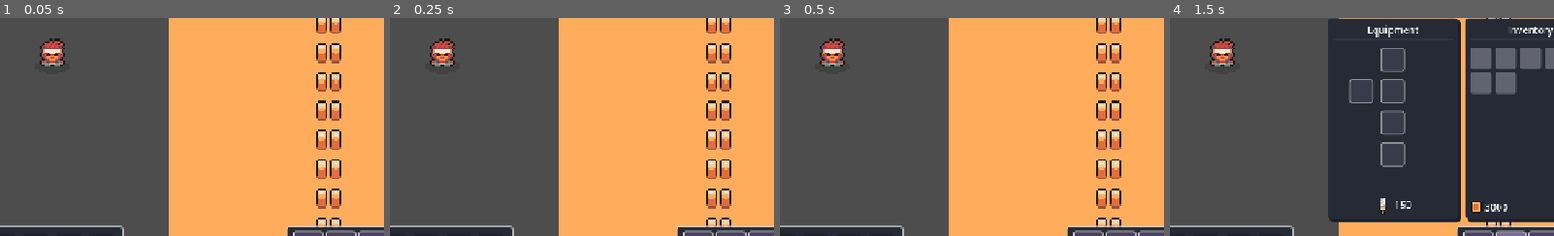
Above: before the commit, frames 1-4 (left to right).
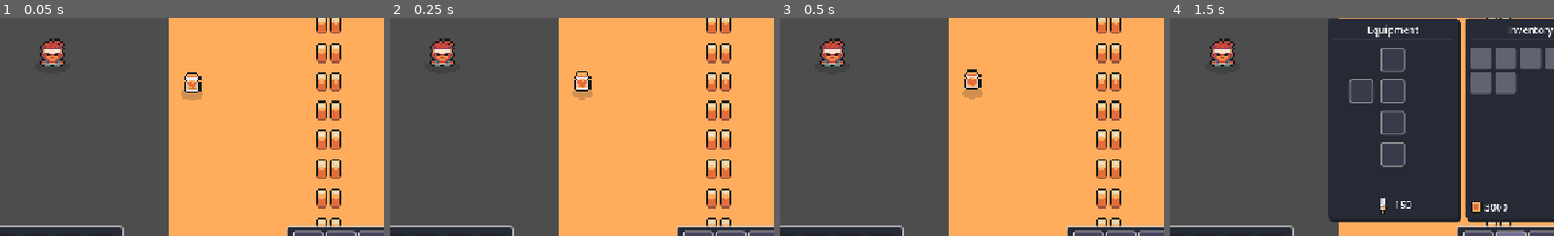
Above: after the commit, the same moments.

Repository: ArtemisSoftware/hunter-world
Game: Godot game, scene res://world/town/town.tscn
The game is run twice, just before and just after one commit, with the same random seed, the same clock (stepped at 60 frames per second) and the same inputs. The project has no main scene, so this scene is started directly.
Inputs (mouse positions are % of the whole screen's width and height, from its top left):
- Up to frame 1 (0.05 s): no input
- Up to frame 2 (0.25 s): no input
- Up to frame 3 (0.5 s): no input
- Up to frame 4 (1.5 s): click (83, 91) at 0.5 s; click (87, 91) at 1.25 s
The pictures show only the part of the screen within x 43-93%, y 39-89%; the shares and areas given below are measured in that part.

The runs differ from the first frame. In frame 1, 0.5% of the frame differs, in the area x 47-53%, y 24-38%; in frame 2, 0.5%; in frame 3, 0.5%; in frame 4, nothing differs.

Commit message:
Drop Item Scene

Diff:
--- /dev/null
+++ b/core/shaders/shine.gdshader
@@ -0,0 +1,18 @@
+shader_type canvas_item;
+
+uniform vec4 shine_color : source_color = vec4(1.0);
+uniform float shine_progress : hint_range(0.0, 1.0, 0.01) = 0.0;
+uniform float shine_size : hint_range(0.01, 1.0, 0.01) = 0.1;
+uniform float shine_angle : hint_range(0.0, 89.9, 0.1) = 45.0;
+
+float scale(float value, float inMin, float inMax, float outMin, float outMax) {
+	return (value - inMin) * (outMax - outMin) / (inMax - inMin) + outMin;
+}
+
+void fragment() {
+	float slope = tan(radians(shine_angle));
+	float progress = scale(shine_progress, 0.0, 1.0, -1.0 - shine_size - shine_size * slope, 1.0 * slope);
+	float shine = step(slope * UV.x - UV.y, progress + shine_size + shine_size * slope) - step(slope * UV.x - UV.y, progress);
+
+	COLOR.rgb = mix(COLOR.rgb, shine_color.rgb, shine * shine_color.a);
+}
--- /dev/null
+++ b/entities/item/loot_drop.gd
@@ -0,0 +1,37 @@
+class_name LootDrop extends Area2D
+
+
+@export var item: InventoryItem
+@export var amount: int = 1
+@export var shine_speed: float = 0.6
+@export var shine_frequency: float = 2.0
+
+@onready var item_icon: Sprite2D = $ItemIcon
+
+func _ready() -> void:
+	_set_up()
+	_shine()
+	pass
+
+func _set_up() -> void:
+	if item and item.icon:
+		item_icon.texture = item.icon
+	pass
+
+
+func _load_item(slot: SlotRes) -> void:
+	item = slot.item
+	amount = slot.quantity
+	pass
+
+func _shine() -> void:
+	var shine_tween := create_tween().set_loops()
+	shine_tween.tween_property(item_icon.material, "shader_parameter/shine_progress", 1.0, shine_speed).set_delay(shine_frequency)
+	shine_tween.tween_property(item_icon.material, "shader_parameter/shine_progress", 0.0, shine_speed).set_delay(0.0)
+
+	pass
+
+
+# Called every frame. 'delta' is the elapsed time since the previous frame.
+func _process(delta: float) -> void:
+	pass
--- /dev/null
+++ b/entities/item/loot_drop.tscn
@@ -0,0 +1,121 @@
+[gd_scene format=3 uid="uid://dypesj7lu1fky"]
+
+[ext_resource type="Script" uid="uid://cxyxpx33ffcd6" path="res://entities/item/loot_drop.gd" id="1_eoe7u"]
+[ext_resource type="Texture2D" uid="uid://7hmoo8xcaoty" path="res://core/sprites/Shadow.png" id="1_lysub"]
+[ext_resource type="Shader" uid="uid://bivlf3xiqm4l6" path="res://core/shaders/shine.gdshader" id="3_m13af"]
+
+[sub_resource type="ShaderMaterial" id="ShaderMaterial_cgc4v"]
+shader = ExtResource("3_m13af")
+shader_parameter/shine_color = Color(1, 1, 1, 1)
+shader_parameter/shine_progress = 0.0
+shader_parameter/shine_size = 0.1
+shader_parameter/shine_angle = 45.0
+
+[sub_resource type="CircleShape2D" id="CircleShape2D_eoe7u"]
+radius = 6.0
+
+[sub_resource type="Animation" id="Animation_m13af"]
+length = 0.001
+tracks/0/type = "value"
+tracks/0/imported = false
+tracks/0/enabled = true
+tracks/0/path = NodePath("ItemIcon:position")
+tracks/0/interp = 1
+tracks/0/loop_wrap = true
+tracks/0/keys = {
+"times": PackedFloat32Array(0),
+"transitions": PackedFloat32Array(1),
+"update": 0,
+"values": [Vector2(0, -6)]
+}
+tracks/1/type = "value"
+tracks/1/imported = false
+tracks/1/enabled = true
+tracks/1/path = NodePath("Shadow:scale")
+tracks/1/interp = 1
+tracks/1/loop_wrap = true
+tracks/1/keys = {
+"times": PackedFloat32Array(0),
+"transitions": PackedFloat32Array(1),
+"update": 0,
+"values": [Vector2(1, 1)]
+}
+tracks/2/type = "value"
+tracks/2/imported = false
+tracks/2/enabled = true
+tracks/2/path = NodePath("CollisionShape2D:position")
+tracks/2/interp = 1
+tracks/2/loop_wrap = true
+tracks/2/keys = {
+"times": PackedFloat32Array(0),
+"transitions": PackedFloat32Array(1),
+"update": 0,
+"values": [Vector2(0, -6)]
+}
+
+[sub_resource type="Animation" id="Animation_cgc4v"]
+resource_name = "idle"
+length = 2.0
+loop_mode = 1
+step = 0.05
+tracks/0/type = "value"
+tracks/0/imported = false
+tracks/0/enabled = true
+tracks/0/path = NodePath("ItemIcon:position")
+tracks/0/interp = 1
+tracks/0/loop_wrap = true
+tracks/0/keys = {
+"times": PackedFloat32Array(0, 0.9991045, 1.998209),
+"transitions": PackedFloat32Array(1, 1, 1),
+"update": 0,
+"values": [Vector2(0, -6), Vector2(0, -9), Vector2(0, -6)]
+}
+tracks/1/type = "value"
+tracks/1/imported = false
+tracks/1/enabled = true
+tracks/1/path = NodePath("Shadow:scale")
+tracks/1/interp = 1
+tracks/1/loop_wrap = true
+tracks/1/keys = {
+"times": PackedFloat32Array(0, 1.005234, 1.999435),
+"transitions": PackedFloat32Array(1, 1, 1),
+"update": 0,
+"values": [Vector2(1, 1), Vector2(0.8, 0.8), Vector2(1, 1)]
+}
+tracks/2/type = "value"
+tracks/2/imported = false
+tracks/2/enabled = true
+tracks/2/path = NodePath("CollisionShape2D:position")
+tracks/2/interp = 1
+tracks/2/loop_wrap = true
+tracks/2/keys = {
+"times": PackedFloat32Array(0, 0.9991045, 1.999435),
+"transitions": PackedFloat32Array(1, 1, 1),
+"update": 0,
+"values": [Vector2(0, -6), Vector2(0, -9), Vector2(0, -6)]
+}
+
+[sub_resource type="AnimationLibrary" id="AnimationLibrary_b5cy7"]
+_data = {
+&"RESET": SubResource("Animation_m13af"),
+&"idle": SubResource("Animation_cgc4v")
+}
+
+[node name="LootDrop" type="Area2D" unique_id=1383907487]
+script = ExtResource("1_eoe7u")
+
+[node name="Shadow" type="Sprite2D" parent="." unique_id=1549224379]
+modulate = Color(1, 1, 1, 0.19607843)
+texture = ExtResource("1_lysub")
+
+[node name="ItemIcon" type="Sprite2D" parent="." unique_id=538192615]
+material = SubResource("ShaderMaterial_cgc4v")
+position = Vector2(0, -6)
+
+[node name="CollisionShape2D" type="CollisionShape2D" parent="." unique_id=909849927]
+position = Vector2(0, -6)
+shape = SubResource("CircleShape2D_eoe7u")
+
+[node name="AnimationPlayer" type="AnimationPlayer" parent="." unique_id=1541403929]
+libraries/ = SubResource("AnimationLibrary_b5cy7")
+autoplay = &"idle"
--- a/world/town/town.tscn
+++ b/world/town/town.tscn
@@ -10,6 +10,8 @@
 [ext_resource type="Texture2D" uid="uid://cs7bamyd6ddy4" path="res://world/sprites/TilesetHouse.png" id="4_v5jgd"]
 [ext_resource type="Texture2D" uid="uid://c35ugo15ras20" path="res://world/sprites/TilesetFloorDetail.png" id="5_iqg8m"]
 [ext_resource type="PackedScene" uid="uid://b5qmx2uhtnnxc" path="res://hud/hud.tscn" id="8_mtj1y"]
+[ext_resource type="PackedScene" uid="uid://dypesj7lu1fky" path="res://entities/item/loot_drop.tscn" id="11_282io"]
+[ext_resource type="Resource" uid="uid://cnhathoc7pkm3" path="res://data/potions/hp_potion.tres" id="12_c5hwo"]
 
 [sub_resource type="TileSetAtlasSource" id="TileSetAtlasSource_mxda2"]
 texture = ExtResource("1_j8u2a")
@@ -3572,3 +3574,7 @@
 tile_set = SubResource("TileSet_71q60")
 
 [node name="HUD" parent="." unique_id=73779187 instance=ExtResource("8_mtj1y")]
+
+[node name="LootDrop" parent="." unique_id=1383907487 instance=ExtResource("11_282io")]
+position = Vector2(77, 15)
+item = ExtResource("12_c5hwo")
Not shown, added: core/shaders/shine.gdshader.uid
Not shown, added: entities/item/loot_drop.gd.uid
